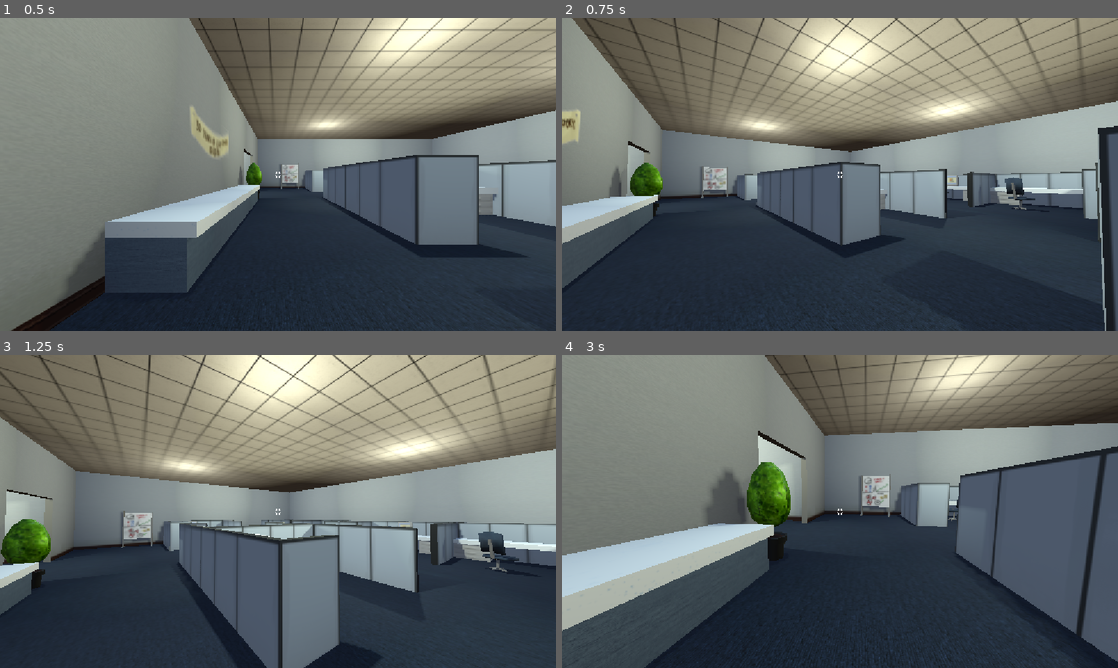
Above: before the commit, frames 1-4 (two rows, left to right).
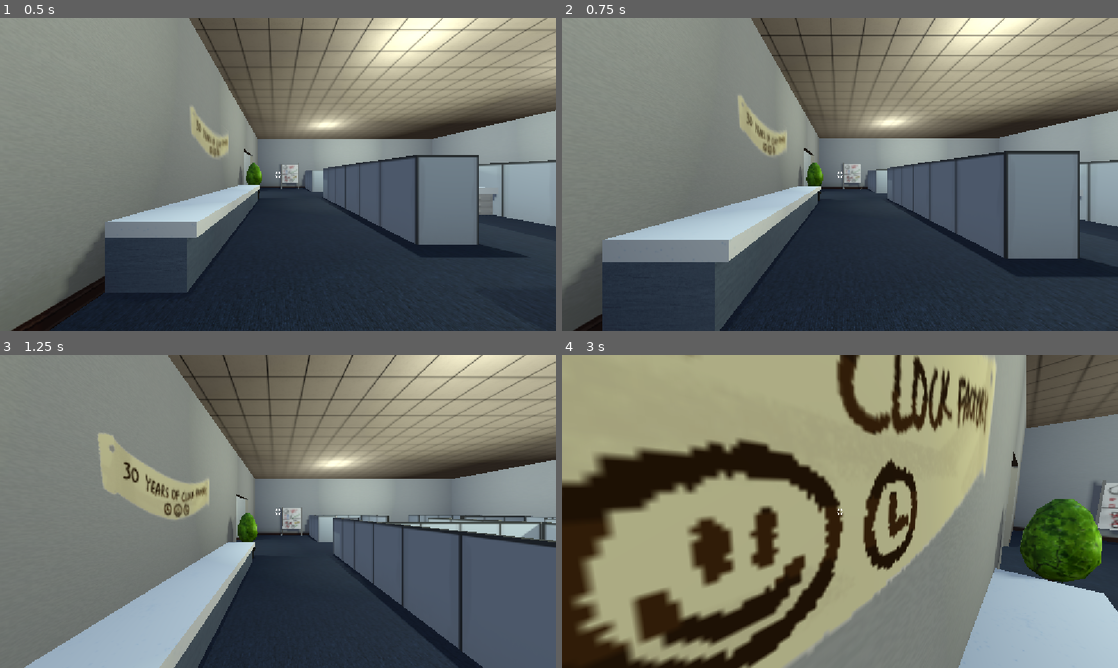
Above: after the commit, the same moments.

Repository: shaneriob-bit/time-bomb
Game: Godot game, scene res://_scenes/main.tscn
Two runs of this game, one before a commit and one after it. Both use one fixed random seed, a clock stepped at 60 frames per second and the inputs below.
Inputs (mouse positions are in pixels of both pictures, inside the frame that each line leads up to):
- Up to frame 1 (0.5 s): no input
- Up to frame 2 (0.75 s): move the mouse to (867, 174) at 0.52 s; hold W (move_forward) from 0.53 s (still down); hold Right mouse button (throw) from 0.53 s (still down); click (867, 174) at 0.67 s
- Up to frame 3 (1.25 s): keep holding W (move_forward); keep holding Right mouse button (throw); tap Space (jump) at 0.77 s
- Up to frame 4 (3 s): keep holding W (move_forward); move the mouse to (812, 511) at 1.27 s; release Right mouse button (throw) at 1.28 s; right-click (812, 511) at 1.35 s; click (812, 511) at 1.42 s; tap Space (jump) at 1.52 s; move the mouse to (851, 505) at 2.02 s; hold Right mouse button (throw) 2.03-2.78 s; click (851, 505) at 2.17 s; move the mouse to (834, 517) at 2.77 s; right-click (834, 517) at 2.85 s; click (834, 517) at 2.92 s

Frame 1 is identical in both runs. In frame 2, 56% of the frame differs, in the area x 0-100%, y 0-100%; in frame 3, 72%; in frame 4, 94%.

Commit message:
mouse capture hell

Diff:
--- a/_player/player.gd
+++ b/_player/player.gd
@@ -21,7 +21,8 @@
 @onready var camera: Camera3D = $Camera
 
 func _ready() -> void:
-	capture_mouse()
+	#capture_mouse()
+	pass
 
 func _unhandled_input(event: InputEvent) -> void:
 	if event is InputEventMouseMotion:
@@ -34,6 +35,7 @@
 			release_mouse()
 		else:
 			capture_mouse()
+
 
 func _physics_process(delta: float) -> void:
 	if Input.is_action_just_pressed(&"jump"): jumping = true
--- a/_scenes/main.tscn
+++ b/_scenes/main.tscn
@@ -46,6 +46,8 @@
 anchor_bottom = 1.0
 grow_horizontal = 2
 grow_vertical = 2
+mouse_filter = 2
+accessibility_region = true
 stretch = true
 
 [node name="SubViewport" type="SubViewport" parent="SubViewportContainer" unique_id=777992561]
@@ -84,6 +86,7 @@
 grow_horizontal = 2
 grow_vertical = 2
 size_flags_horizontal = 4
+mouse_filter = 2
 texture = ExtResource("5_6bnj4")
 expand_mode = 1
 stretch_mode = 4
--- a/_scripts/main.gd
+++ b/_scripts/main.gd
@@ -19,6 +19,7 @@
 		throw_object()
 
 	if event is InputEventMouseButton and event.pressed and event.button_index == MOUSE_BUTTON_LEFT:
+		player.capture_mouse()
 		var from = camera.project_ray_origin(event.position)
 		var to = from + camera.project_ray_normal(event.position) * RAY_LENGTH
 
Not shown, added: export_presets.cfg
